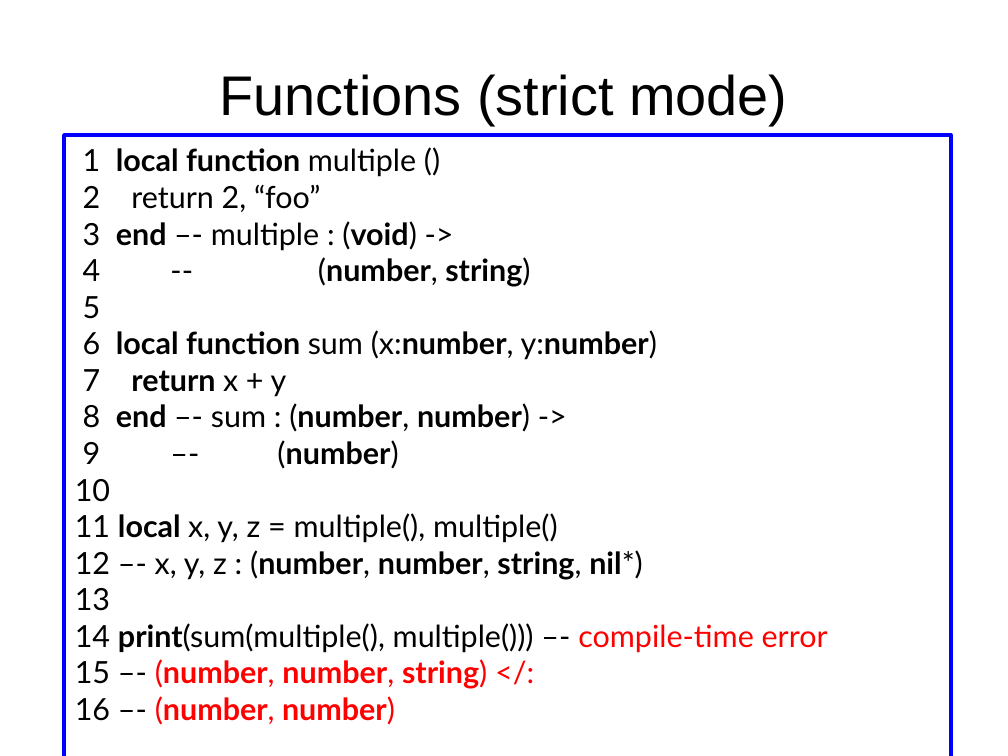
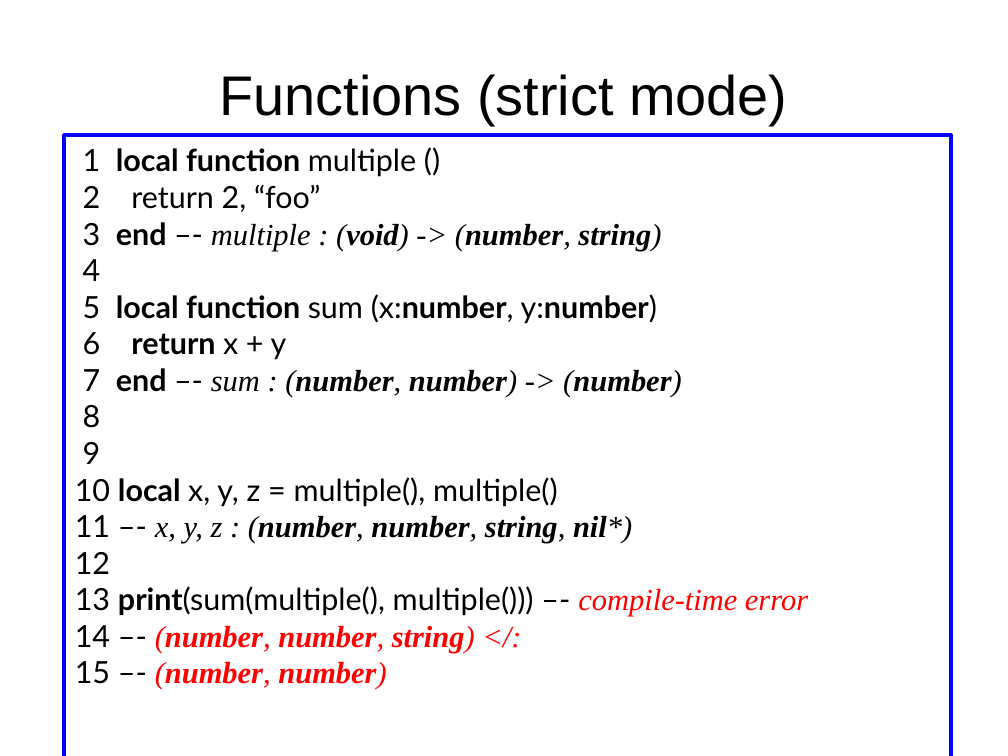
Before and after one commit to andremm/typedlua, a slide deck: slide 12 of doc/slides/dyla2014.odp. Drawn at 1008x756 pixels with LibreOffice and Linux fonts; fonts in the diff are those of the drawing. Boxes give left, top, right and bottom in pixels: in the first picture for what was removed or moved away, otherwise in the second. Text is boxed around its words. In the diff, an @@ line names an element or a change of style, - is before the commit and + after.

```diff
--- a/doc/slides/dyla2014.odp
+++ b/doc/slides/dyla2014.odp
@@ text in rectangle at (75,222,808,690): text changed; font Lato to Times New Roman; italic on @@
-3 end –- multiple : (void) ->
-4 -- (number, string)
-5
-6 local function sum (x:number, y:number)
-7 return x + y
-8 end –- sum : (number, number) ->
-9 –- (number)
-10
-11 local x, y, z = multiple(), multiple()
-12 –- x, y, z : (number, number, string, nil*)
-13
-14 print(sum(multiple(), multiple())) –- compile-time error
-15 –- (number, number, string) </:
-16 –- (number, number)
+3 end –- multiple : (void) -> (number, string)
+4
+5 local function sum (x:number, y:number)
+6 return x + y
+7 end –- sum : (number, number) -> (number)
+8
+9
+10 local x, y, z = multiple(), multiple()
+11 –- x, y, z : (number, number, string, nil*)
+12
+13 print(sum(multiple(), multiple())) –- compile-time error
+14 –- (number, number, string) </:
+15 –- (number, number)
```
Also in this commit, not shown: 20 other slides changed.
